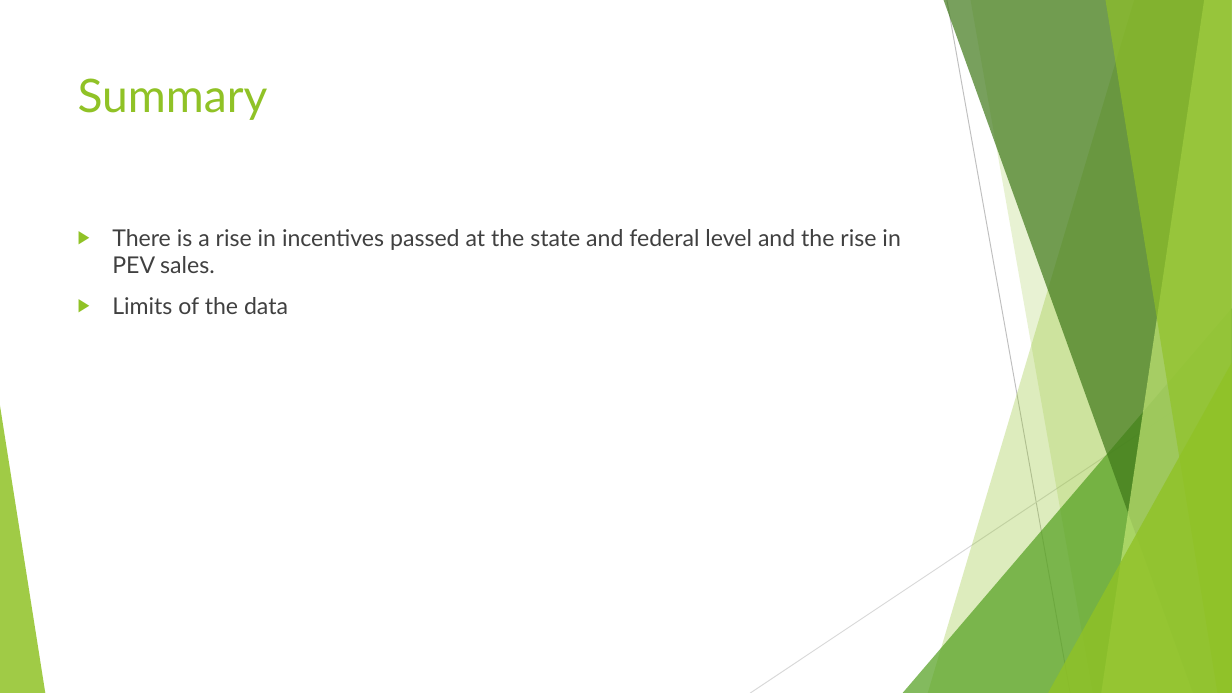
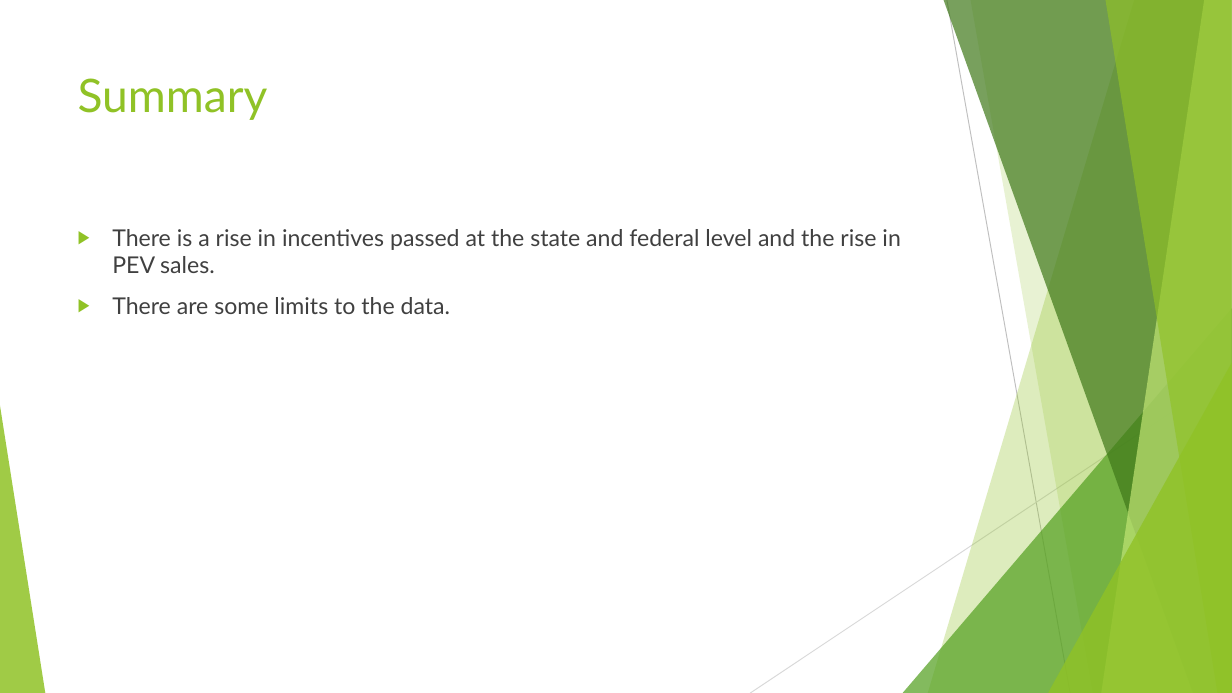
Before and after one commit to Barbara-Gordon/Team9, a slide deck: slide 25 of Presentation1.pptx. Drawn at 1232x693 pixels with LibreOffice and Linux fonts; fonts in the diff are those of the drawing. Boxes give left, top, right and bottom in pixels: in the first picture for what was removed or moved away, otherwise in the second. Text is boxed around its words. In the diff, an @@ line names an element or a change of style, - is before the commit and + after.

```diff
--- a/Presentation1.pptx
+++ b/Presentation1.pptx
@@ text at (112,297,450,314): text changed @@
-▶ Limits of the data
+▶ There are some limits to the data.
```
Also in this commit, not shown: 4 other files.
